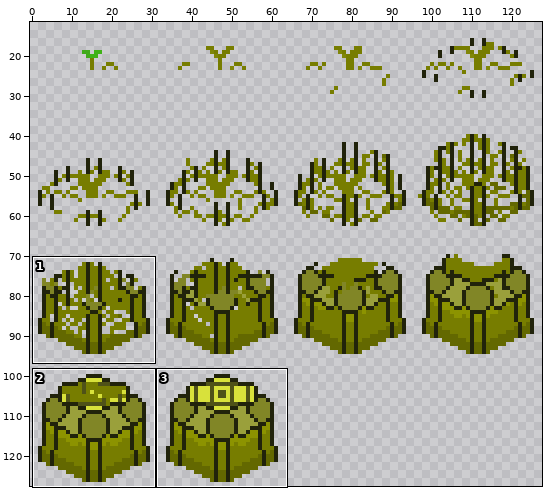
One commit to this sprite sheet: Assets/Sprites/Towers/Ivy Branch/Toxic Ivy Construction SpriteSheet.png. Above: a wide view before the commit, with the close-up outlined.
Close-up. Old version:
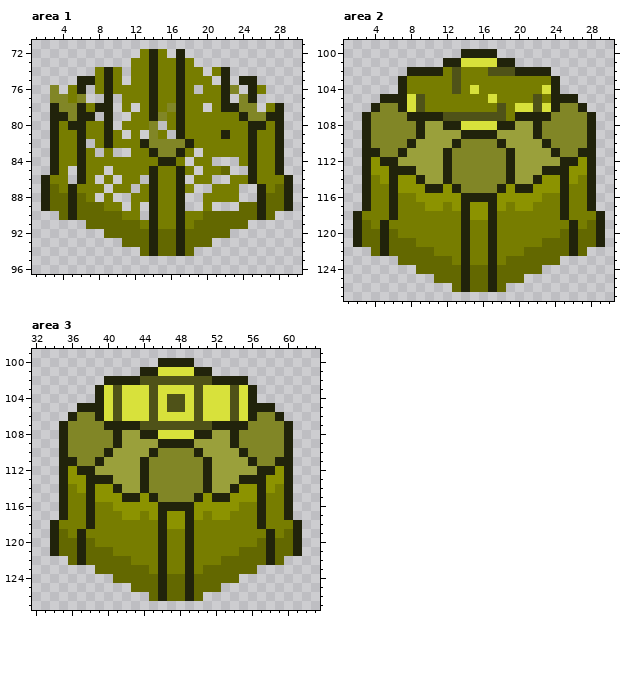
The file is 128x128 pixels. Colours within 5 levels of each other are drawn and written as one. Shown: area 1: x 1..30, y 71..96; area 2: x 1..30, y 99..127; area 3: x 32..63, y 99..127. The wide view leaves out empty margins. The commit also changed other parts of the picture, which this record leaves out.
The result:
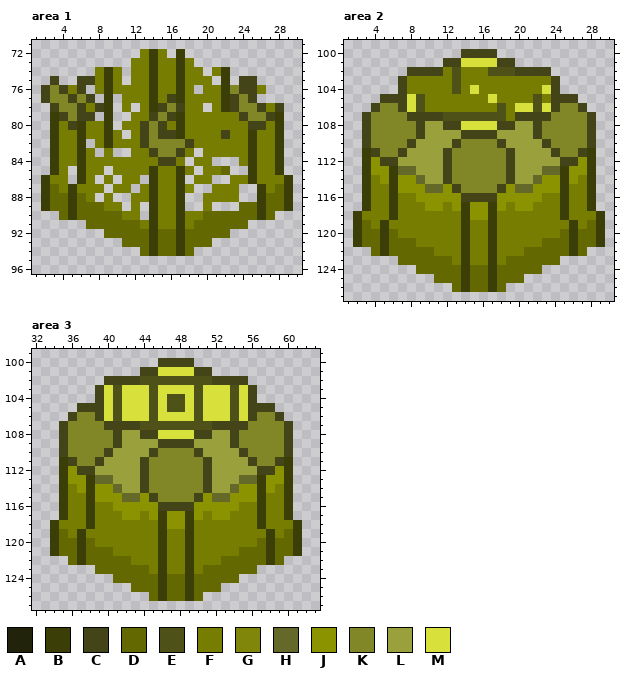
Palette (. is transparent): A #21230b  B #3b3e07  C #434519  D #636800  E #4f5218  F #777d00  G #808609  H #646828  J #8c9300  K #818626  L #9aa03b  M #d8e13b
From old to new:
Changed rows in their new state; - is an unchanged pixel.
Area 1:
first column x 2:
72 ------------B--B------------
73 ------------B--B------------
74 -------B----B--B----B-------
75 -C--CC-B----B--B----B-CC----
76 C-C-C--B----B--B----B-CC----
77 C--C-C-B----B-CB----BC-C----
78 -C--C-CB----BC-C----BC--C-C-
79 -BC-CC-B----C-CB------C--CB-
80 -B-CB--B---C-C-B-------CC-B-
81 -B--B--B---C-CCB----C--B--B-
82 -B--B--B---C----C------B--B-
83 -B--B-------C--C-------B--B-
84 -B--B--------CC--------B--B-
85 -B--B-------B--B-------B--B-
86 B---B-------B--B-------B---B
87 B--B--------B--B--------B--B
88 B--B--------B--B--------B--B
89 B--B--------B--B--------B--B
90 ---B--------B--B--------B---
91 ------------B--B------------
92 ------------B--B------------
93 ------------B--B------------
94 ------------B--B------------
Area 2:
first column x 2:
100 ------------CCCC------------
101 ----------CC----CC----------
102 ------CCCC--------CCCC------
103 -----C----------------C-----
104 -----C----------------C-----
105 ---CCC----------------CCC---
106 --C--C----------------C--C--
107 -C----CCCC--------CCCC----C-
108 -C-----C--CC----CC--C-----C-
109 -C-----C----CCCC----C-----C-
110 -C----C----C----C----C----C-
111 -BC--C----C------C----C--CB-
112 -B-CC-----C------C-----CC-B-
113 -B--BHH---C------C---HHB--B-
114 -B--B--H--C------C--H--B--B-
115 -B--B---HH-C----C-HH---B--B-
116 -B--B-------CCCC-------B--B-
117 -B--B-------B--B-------B--B-
118 B---B-------B--B-------B---B
119 B--B--------B--B--------B--B
120 B--B--------B--B--------B--B
121 B--B--------B--B--------B--B
122 ---B--------B--B--------B---
123 ------------B--B------------
124 ------------B--B------------
125 ------------B--B------------
126 ------------B--B------------
Area 3:
first column x 34:
100 ------------CCCC------------
101 ----------CC----CC----------
102 ------CCCC--------CCCC------
103 -----C----------------C-----
104 -----C----------------C-----
105 ---CCC----------------CCC---
106 --C--C----------------C--C--
107 -C----CCCC--------CCCC----C-
108 -C-----C--CC----CC--C-----C-
109 -C-----C----CCCC----C-----C-
110 -C----C----C----C----C----C-
111 -BC--C----C------C----C--CB-
112 -B-CC-----C------C-----CC-B-
113 -B--BHH---C------C---HHB--B-
114 -B--B--H--C------C--H--B--B-
115 -B--B---HH-C----C-HH---B--B-
116 -B--B-------CCCC-------B--B-
117 -B--B-------B--B-------B--B-
118 B---B-------B--B-------B---B
119 B--B--------B--B--------B--B
120 B--B--------B--B--------B--B
121 B--B--------B--B--------B--B
122 ---B--------B--B--------B---
123 ------------B--B------------
124 ------------B--B------------
125 ------------B--B------------
126 ------------B--B------------
Where, in picture pixels (left, top, right, bottom), the same in both close-ups:
changed: (140, 49, 194, 256)
changed: (41, 67, 113, 220)
changed: (221, 67, 293, 220)
changed: (353, 49, 605, 292)
changed: (50, 358, 302, 601)
